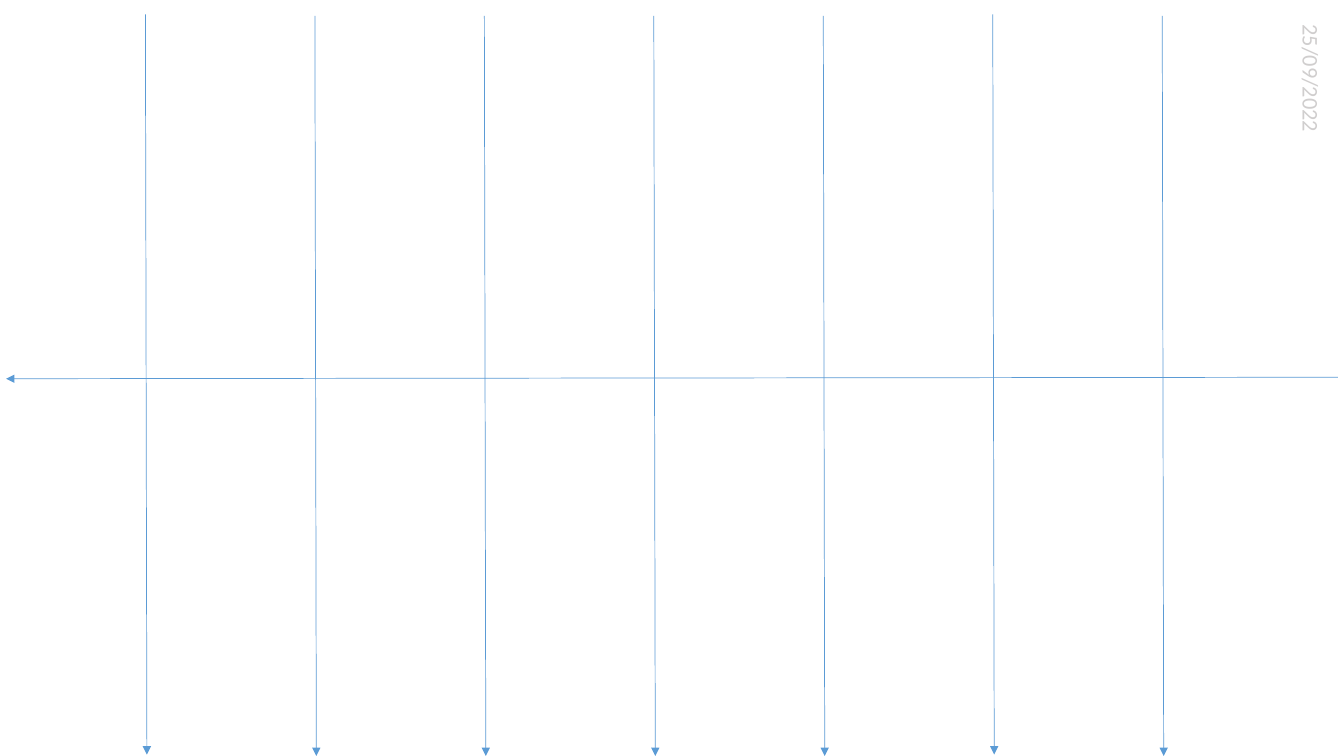
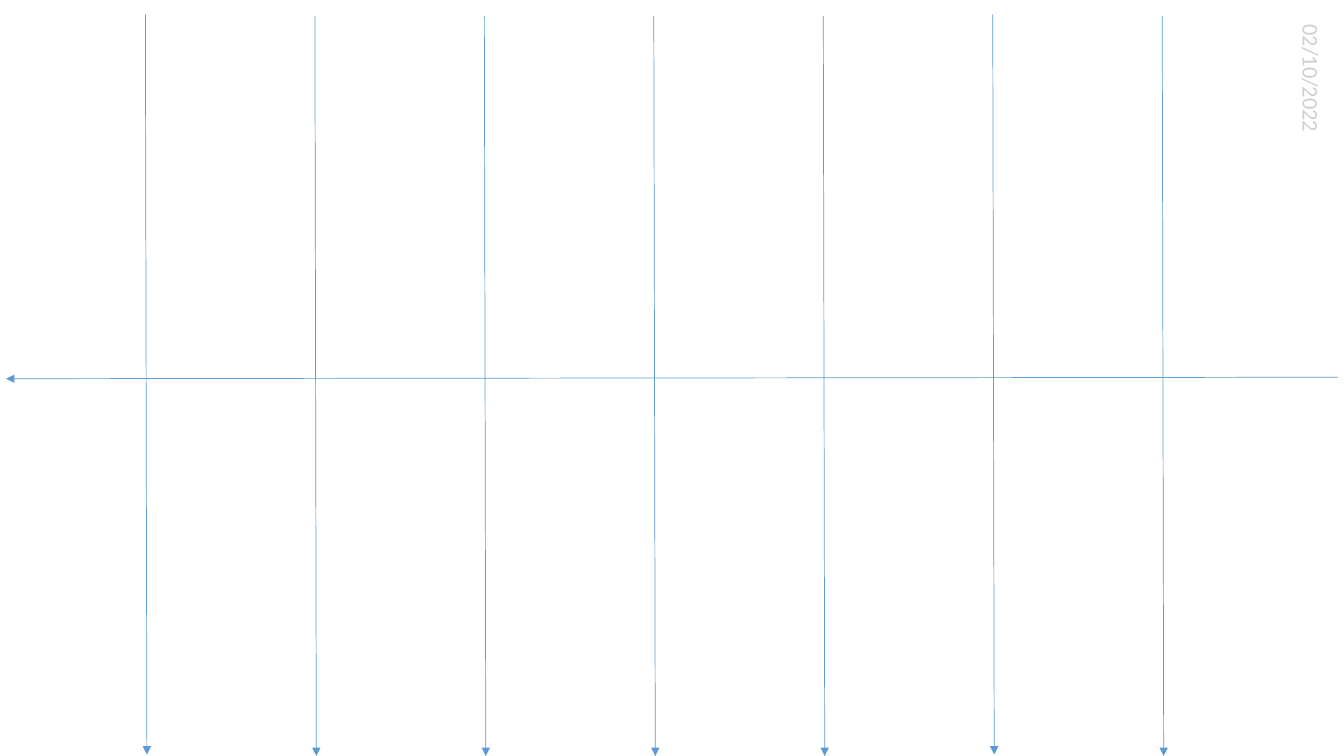
Before and after one commit to MUnilink/cubos, a slide deck: slide 1 of tempimento.pptx. Drawn at 1344x756 pixels with LibreOffice and Linux fonts; fonts in the diff are those of the drawing. Boxes give left, top, right and bottom in pixels: in the first picture for what was removed or moved away, otherwise in the second. Text is boxed around its words. In the diff, an @@ line names an element or a change of style, - is before the commit and + after.

```diff
--- a/tempimento.pptx
+++ b/tempimento.pptx
@@ text at <box>1297,36,1324,129</box>: text changed @@
-25/09/2022
+02/10/2022
```
Also in this commit, not shown: 2 other files.
